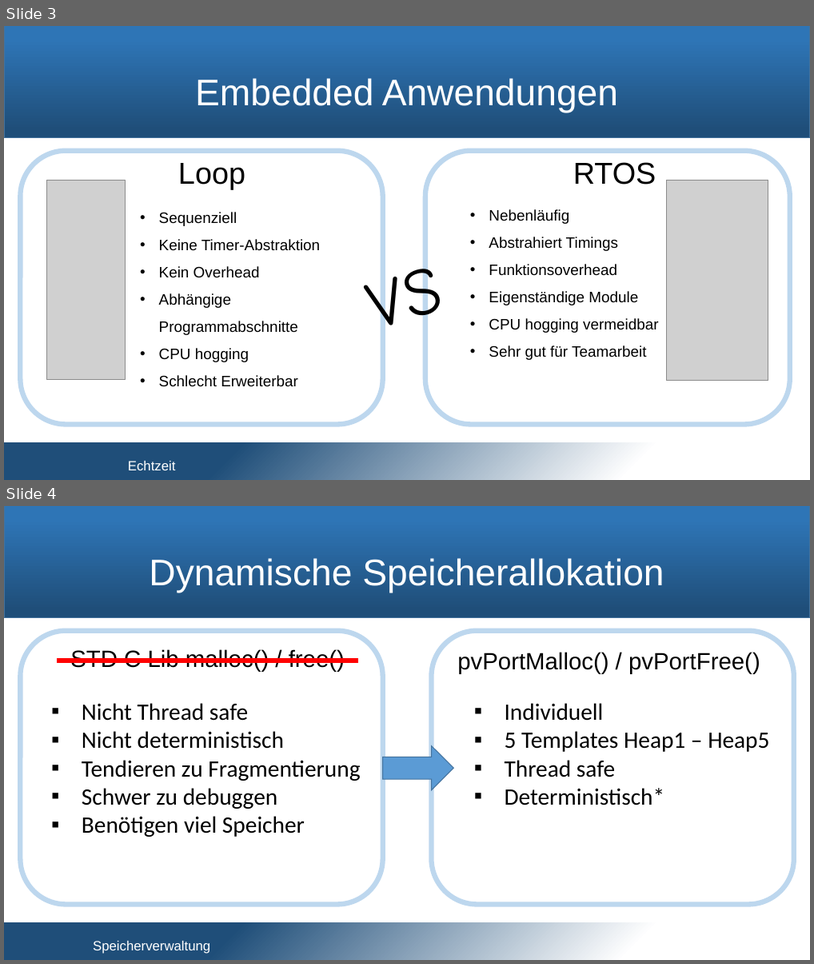
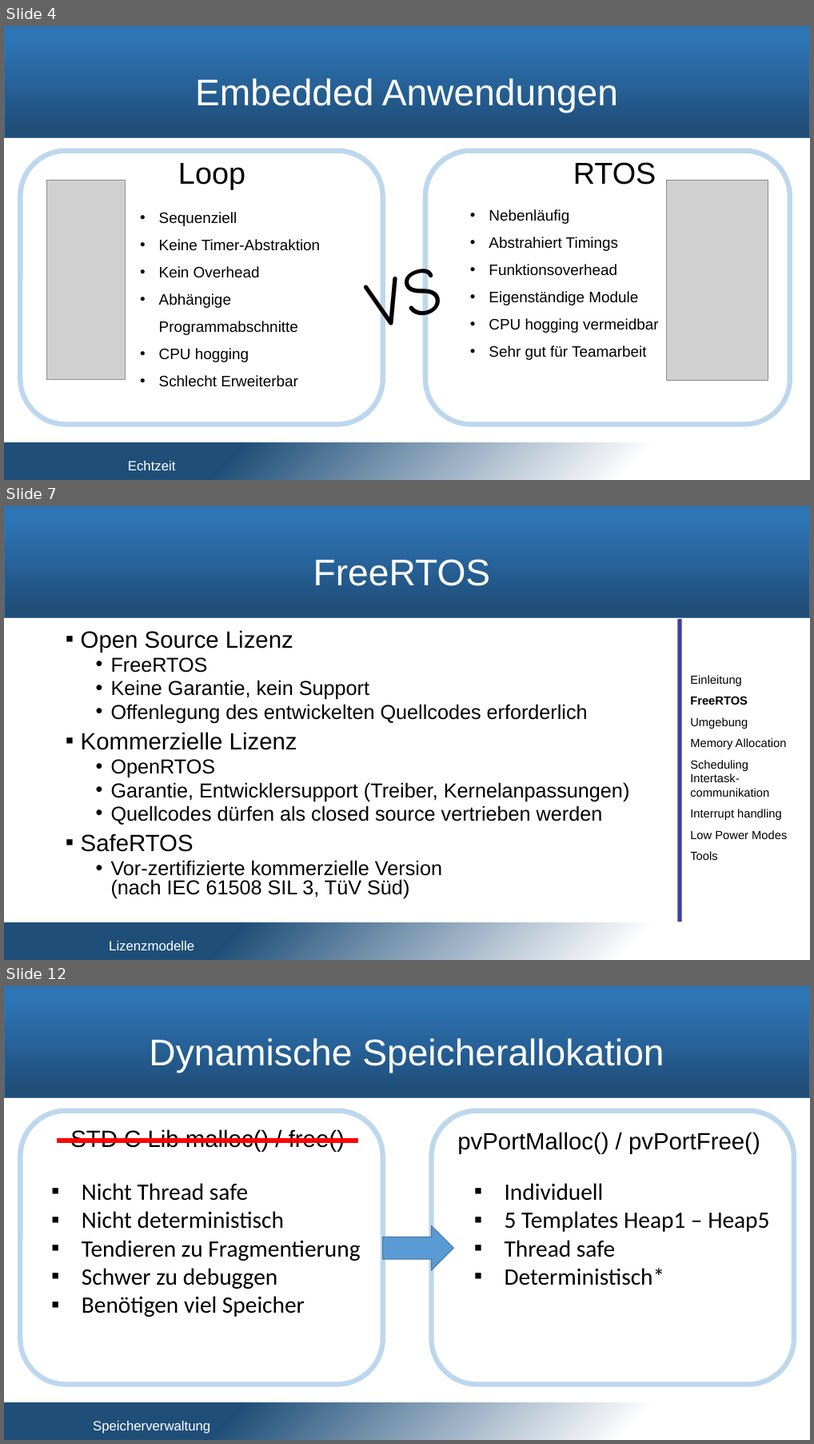
Before and after one commit to snobz/Seminar_BS_2017, a slide deck: Päsi/Seminar Betriebssysteme.pptx. Shown one above the other, each under a label of ours: slides 3 and 4 before the commit, slides 4, 7 and 12 after it; the slides between them are not shown. The pictures are 814x964 and 814x1444 pixels, drawn with LibreOffice and Linux fonts; fonts in the diff are those of the drawing; grey boxes stand for pictures; background and template pictures are left out. Boxes give left, top, right and bottom in pixels: in the first picture for what was removed or moved away, otherwise in the second. Text is boxed around its words. In the diff, an @@ line names an element or a change of style, - is before the commit and + after.

```diff
--- a/Päsi/Seminar Betriebssysteme.pptx
+++ b/Päsi/Seminar Betriebssysteme.pptx
@@ slide 7 added at box(4, 506, 810, 960), background #FFFFFF; not listed: 2 template elements that a slide beside it also shows @@
@@ title added at box(314, 559, 491, 586), 44 pt, text #FFFFFF @@
+FreeRTOS
@@ line added from (680, 619) to (680, 922), #181CC7 5 pt @@
@@ text added at box(81, 630, 630, 899), 24 pt, text #000000 @@
+▪ Open Source Lizenz
+  • FreeRTOS
+  • Keine Garantie, kein Support
+  • Offenlegung des entwickelten Quellcodes erforderlich
+▪ Kommerzielle Lizenz
+  • OpenRTOS
+  • Garantie, Entwicklersupport (Treiber, Kernelanpassungen)
+  • Quellcodes dürfen als closed source vertrieben werden
+▪ SafeRTOS
+  • Vor-zertifizierte kommerzielle Version
+    (nach IEC 61508 SIL 3, TüV Süd)
@@ text added at box(690, 675, 787, 860), 14 pt, text #000000 @@
+Einleitung
+FreeRTOS
+Umgebung
+Memory Allocation
+Scheduling
+Intertask-communikation
+Interrupt handling
+Low Power Modes Tools
@@ text added at box(109, 940, 194, 950), 16 pt, text #FFFFFF @@
+Lizenzmodelle
@@ what was slide 3 is now slide 4 @@
@@ what was slide 4 is now slide 12 @@
```
Also in this commit, not shown: 10 other slides added.
